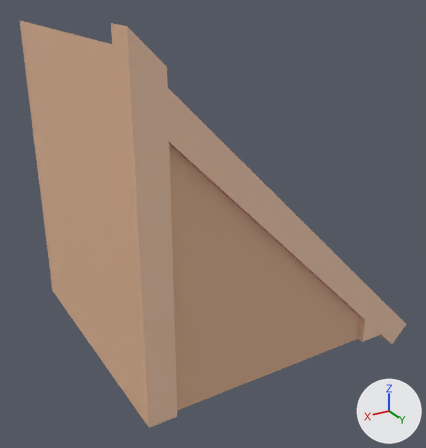
An edit to the FBX model Assets/Graphics/Models/Buildings/roofHighLeft.fbx, drawn before and after from the same camera.
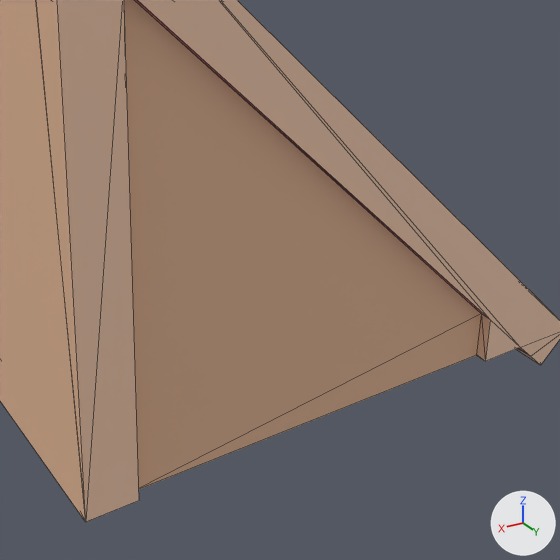
Each version appears first whole from a camera (50 mm lens) standing at (1.072, 1.84, 1.31) and looking at (-0.009, 0.039, 0.409), and next in a close-up on the part from 24% to 94% of the width and 33% to 100% of the height. Arrows for +X, +Y and +Z are at lower right; the lights stay in place. The close-ups show mesh edges as thin lines. Where no turn or scale is listed for an object, it has been applied to the vertices. Vertices at the same position are counted once.

Objects in the first close-up: 'roofHighLeft'.
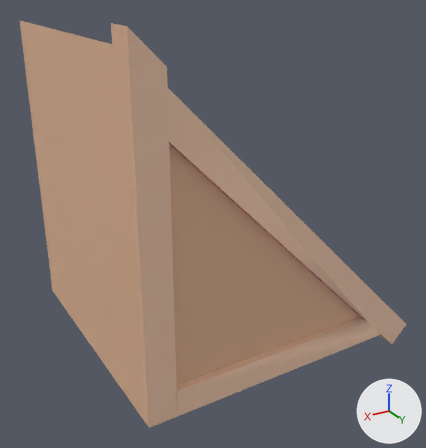
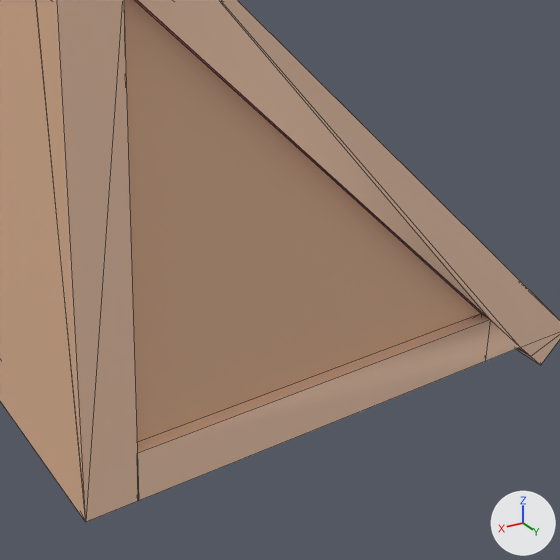
Location of each change, (x1, y1, x2, y2) in pixels of the close-ups (560 x 560 px):
```json
{"part": 1, "of": "me_mesh", "change": "built on", "before": [477, 314, 490, 361], "after": [137, 314, 490, 501]}
```

Edits to the scene script, one JSON object a line:
```json
{"block": "me_mesh", "where": "# used by ob_roofhighleft; location = (0.0, 0.0, 0.0)"}
{"op": "remove", "block": "me_mesh", "code": "me_mesh.from_pydata(...)  # 44 vertices, 84 faces; spans x -0.641..0.5, y -0.5..0.5, z -0.071..1.191"}
{"op": "add", "block": "me_mesh", "code": "me_mesh.from_pydata(...)  # 48 vertices, 90 faces; spans x -0.641..0.5, y -0.5..0.5, z -0.071..1.191"}
{"block": "me_mesh", "change": "me_mesh part 1"}
{"block": "me_mesh", "change": "2 faces are deleted"}
{"block": "me_mesh", "change": "4 vertices are added at (0.402, 0.5, 0.1), (0.402, 0.5, 0.0), (0.402, 0.475, 0.1), (0.402, 0.475, 0.0)"}
{"block": "me_mesh", "change": "8 new faces join them, mat_wood (beige #f5ccb0)"}
```
